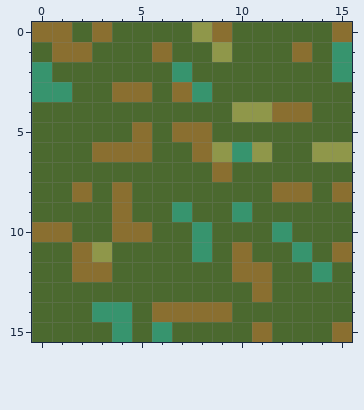
Pixel-art sprite -- images/grass_tile.png. This is how it looked before the edit.
The file is 32x32 pixels, drawn in blocks of 2x2; one block is one cell here.
The result:
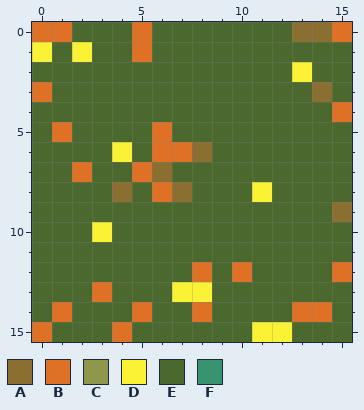
Palette (. is transparent): A #8a6f30  B #df7126  C #8f974a  D #fbf236  E #4b692f  F #37946e
Changes in this commit:
Colour E gives way to colour A in row 0 at x 13 to 14; in row 3 at x 14; in row 7 at x 6; in row 8 at x 7; in row 9 at x 15.
Colour A gives way to colour B in row 0 at x 0 to 1 and 15; in row 12 at x 10; in row 14 at x 8.
Colour E gives way to colour B in rows 0 to 1 at x 5; in row 4 at x 15; in row 5 at x 1 and 6; in row 6 at x 6 to 7; in row 7 at x 2 and 5; in row 8 at x 6.
Colour E gives way to colour B in row 12 at x 8 and 15; in row 13 at x 3; in row 14 at x 1, 5 and 13 to 14; in row 15 at x 0.
Colour F gives way to colour B in row 3 at x 0; in row 15 at x 4.
Colour A gives way to colour D in row 1 at x 2; in row 6 at x 4; in row 15 at x 11.
Colour E gives way to colour D in row 1 at x 0; in row 2 at x 13; in row 8 at x 11; in row 10 at x 3; in row 13 at x 7 to 8; in row 15 at x 12.
Colour A gives way to colour E in row 0 at x 3 and 9; in row 1 at x 1, 6 and 13; in row 3 at x 4 to 5 and 7; in row 4 at x 12 to 13; in row 5 at x 5 and 7 to 8; in row 6 at x 3 and 5.
Colour A gives way to colour E in row 7 at x 9; in row 8 at x 2, 12 to 13 and 15; in row 9 at x 4; in row 10 at x 0 to 1 and 4 to 5; in row 11 at x 2, 10 and 15; in row 12 at x 2 to 3 and 11.
Colour A gives way to colour E in row 13 at x 11; in row 14 at x 6 to 7 and 9; in row 15 at x 15.
Colour C gives way to colour E in row 0 at x 8; in row 1 at x 9; in row 4 at x 10 to 11; in row 6 at x 9, 11 and 14 to 15; in row 11 at x 3.
Colour F gives way to colour E in row 1 at x 15; in row 2 at x 0, 7 and 15; in row 3 at x 1 and 8; in row 6 at x 10; in row 9 at x 7 and 10; in row 10 at x 8 and 12.
Colour F gives way to colour E in row 11 at x 8 and 13; in row 12 at x 14; in row 14 at x 3 to 4; in row 15 at x 6.
Boxes around the changes in both pictures, in picture pixels (x1, y1, x2, y2):
changed: (32, 22, 352, 342)
